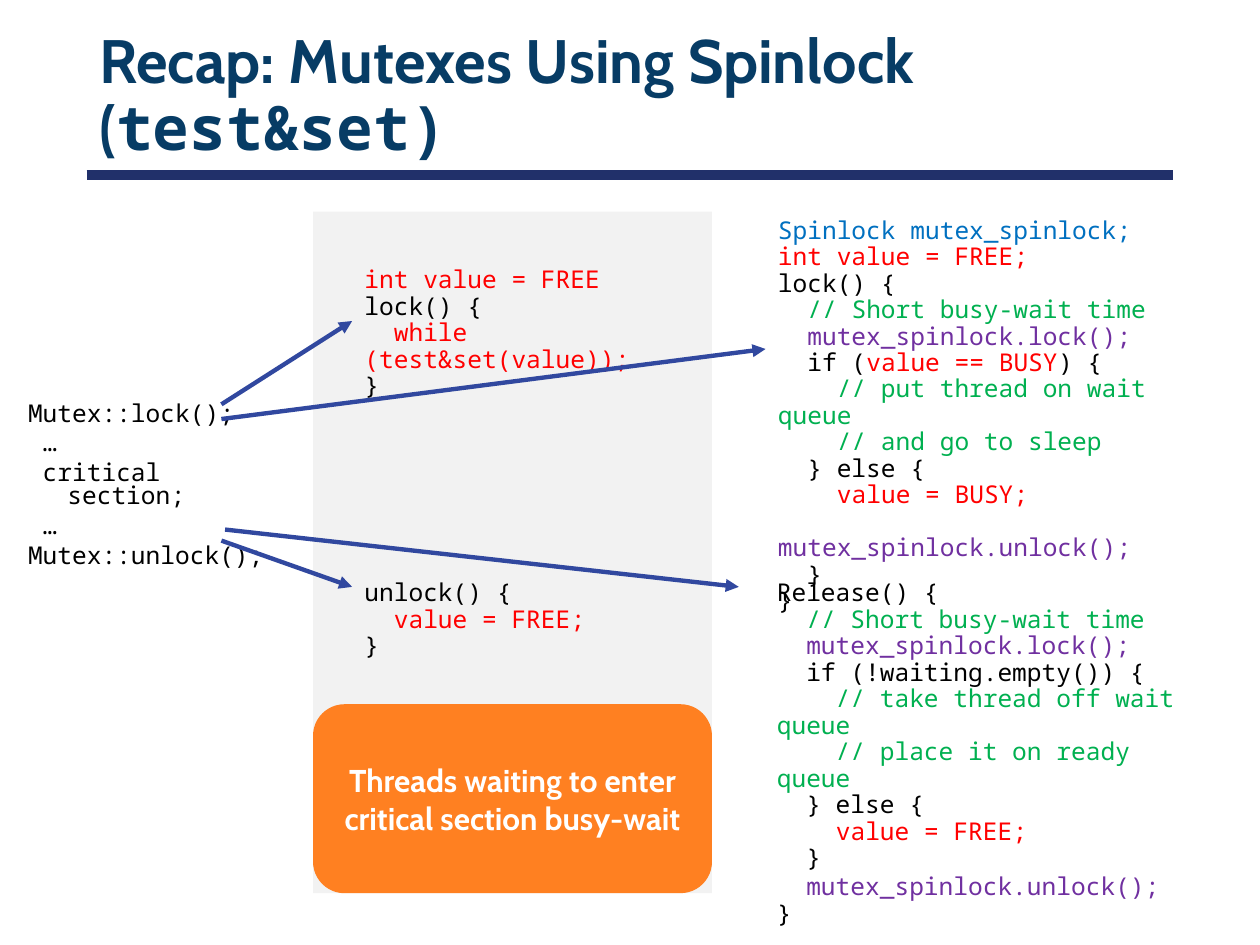
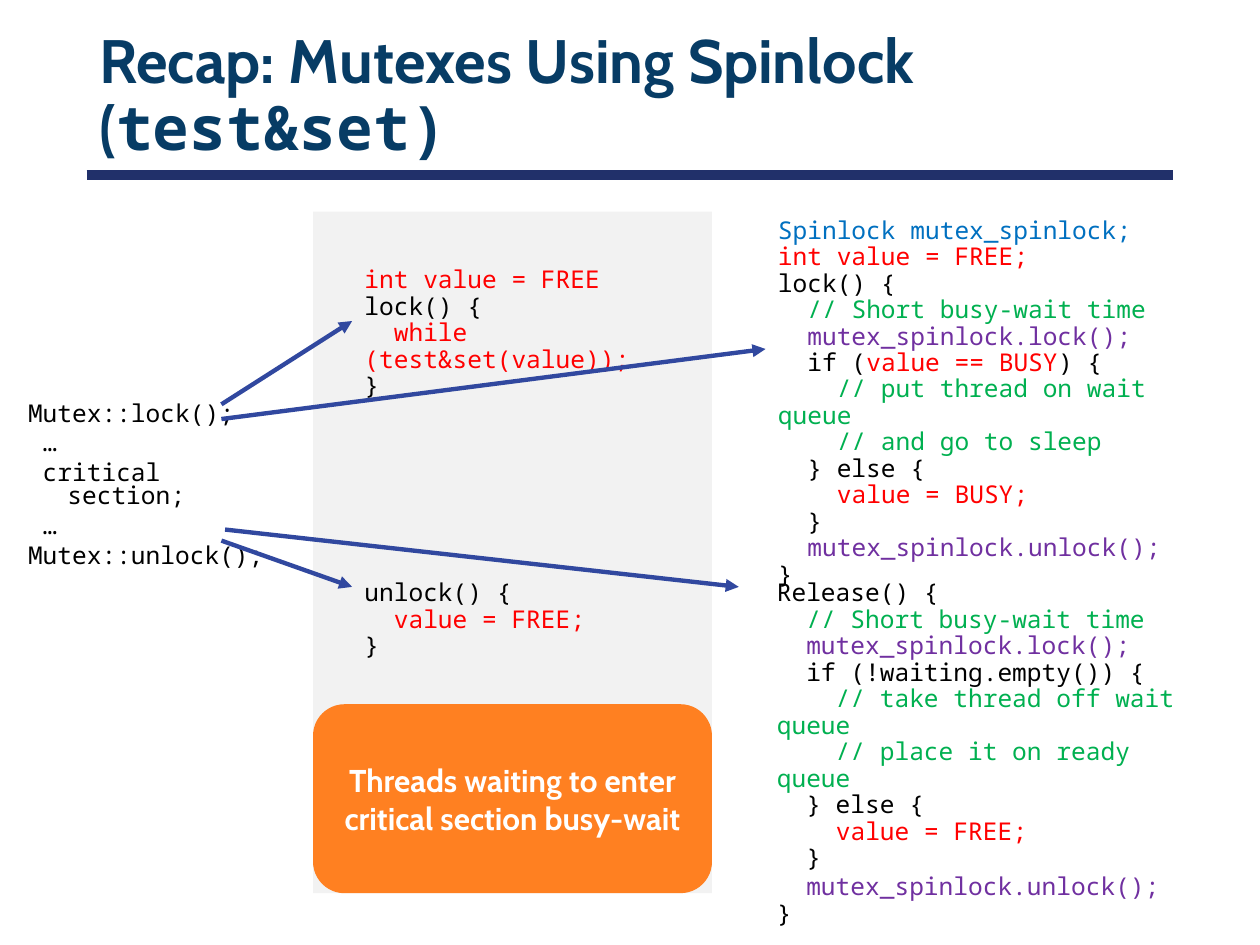
Before and after one commit to smajidzahedi/ECE350, a slide deck: slide 49 of Lectures/03-multithreaded.pptx. Drawn at 1260x945 pixels with LibreOffice and Linux fonts; fonts in the diff are those of the drawing. Boxes give left, top, right and bottom in pixels: in the first picture for what was removed or moved away, otherwise in the second. Text is boxed around its words. In the diff, an @@ line names an element or a change of style, - is before the commit and + after.

Commit message:
fixed error in Mutex implementation

```diff
--- a/Lectures/03-multithreaded.pptx
+++ b/Lectures/03-multithreaded.pptx
@@ text at (807, 431, 1160, 562): text changed @@
-// and go to sleep
-} else {
-value = BUSY;
-mutex_spinlock.unlock();
-}
-}
+// and go to sleep
+} else {
+value = BUSY;
+}
+mutex_spinlock.unlock();
+}
```
Also in this commit, not shown: 3 other slides changed, 1 other file.
